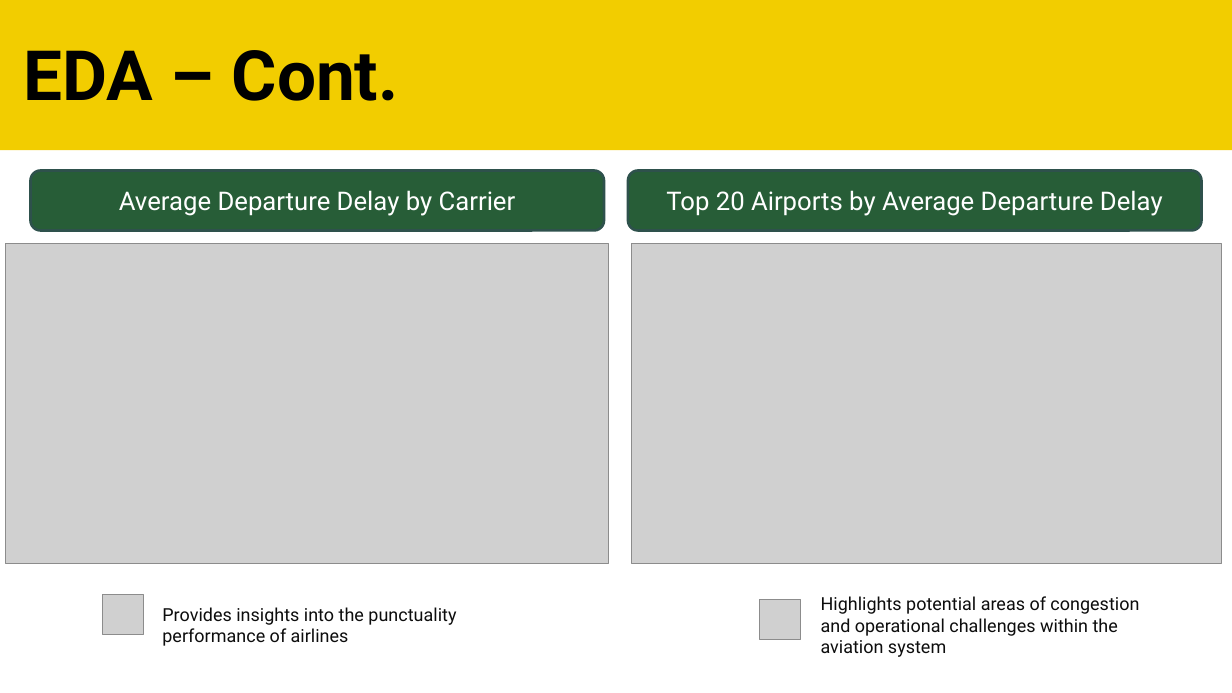
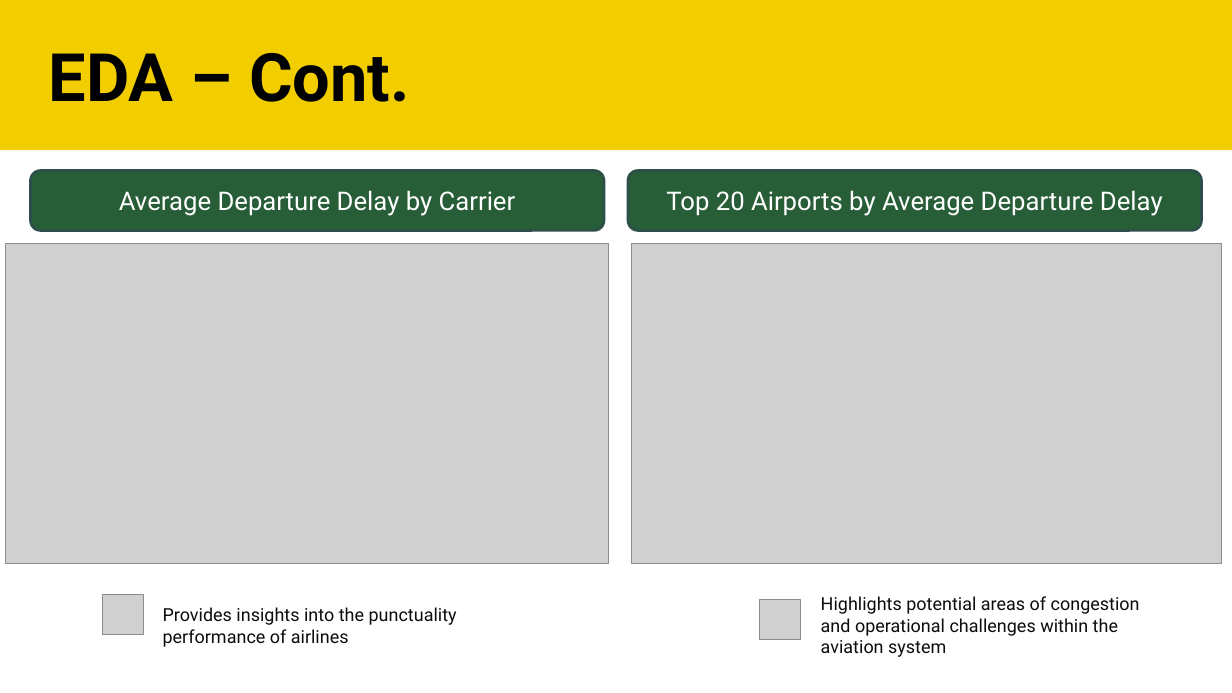
Before and after one commit to sk2003hw/Airline_Delay_and_Cancellation_Analysis, a slide deck: slide 9 of MATH 509_Project Presentation_Draft.pptx. Drawn at 1232x693 pixels with LibreOffice and Linux fonts; fonts in the diff are those of the drawing; grey boxes stand for pictures. Boxes give left, top, right and bottom in pixels: in the first picture for what was removed or moved away, otherwise in the second. Text is boxed around its words. In the diff, an @@ line names an element or a change of style, - is before the commit and + after.

```diff
--- a/MATH 509_Project Presentation_Draft.pptx
+++ b/MATH 509_Project Presentation_Draft.pptx
@@ title "EDA – Cont.": place and size @@
-title "EDA – Cont." at [24, 50, 399, 101]
+title "EDA – Cont." at [49, 53, 410, 102]
@@ title "EDA – Cont." at [49, 53, 410, 102]: size 54 to 52 pt @@
```
Also in this commit, not shown: 8 other slides changed, 6 slides added, 4 slides removed.
